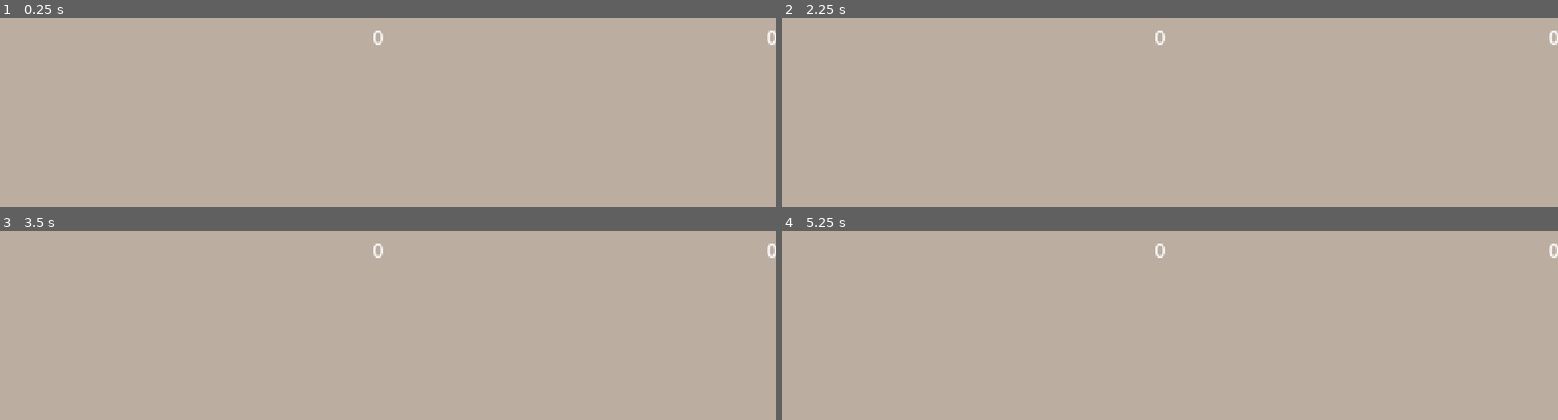
Above: before the commit, frames 1-4 (two rows, left to right).
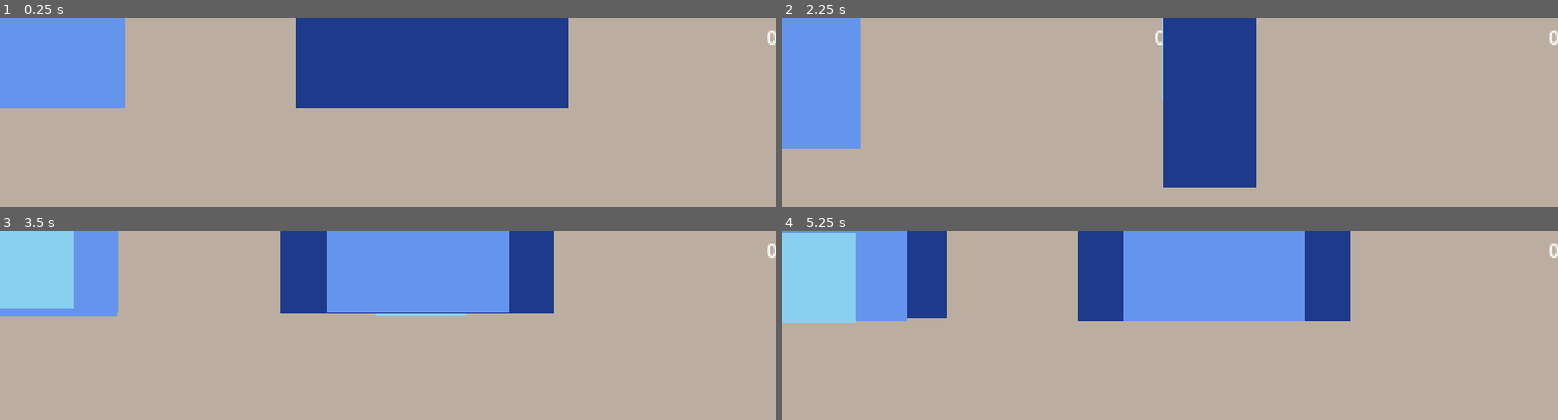
Above: after the commit, the same moments.

Repository: jpns3334444/2048-mirror
Game: Godot game, scene res://src/game.tscn
Same seed, same stepped clock (60 frames per second), same inputs: the game is played once before the commit and once after it.
Inputs:
- Up to frame 1 (0.25 s): no input
- Up to frame 2 (2.25 s): tap Enter (action) at 0.5, 1.35, 2 s; hold D (right) 0.53-1.28 s; hold Enter (action) 0.53-1.28 s; tap Space at 1.25 s; hold S (down) 1.28-2.03 s; hold D (right) from 2.03 s (still down); hold Enter (action) from 2.03 s (still down)
- Up to frame 3 (3.5 s): tap Space at 2.75 s; release D (right) at 2.78 s; release Enter (action) at 2.78 s; hold W (up) from 2.78 s (still down); tap Enter (action) at 2.85 s
- Up to frame 4 (5.25 s): tap Enter (action) at 3.5, 4.35 s; release W (up) at 3.53 s; hold Enter (action) 3.53-4.28 s; hold A (left) 3.53-5.03 s; tap Space at 4.25 s; hold S (down) from 5.03 s (still down); hold Enter (action) from 5.03 s (still down)

The runs differ from the first frame. In frame 1, 24% of the frame differs, in the area x 0-74%, y 0-48%; in frame 2, 18%; in frame 3, 22%; in frame 4, 27%, in the area x 0-74%, y 0-49%.

Commit message:
Refactor board logic to improve tile management: introduce cell size calculation, streamline empty cell detection, and update tile size in scene for better gameplay dynamics.

Diff:
--- a/src/board.gd
+++ b/src/board.gd
@@ -24,10 +24,9 @@
 var grid_tile_positions: Array[Vector2]
 var tiles: Array[Tile]
 var frozen_tiles: Array[RigidBody2D] = []
+var cell_size: Vector2
 
 func _ready() -> void:
-	tiles = []
-	tiles.resize(GRID_SIZE * GRID_SIZE)
 	reset_game()
 
 func _input(event: InputEvent) -> void:
@@ -49,7 +48,8 @@
 func get_dynamic_tile_sizes() -> Dictionary:
 	# Get the size of one grid cell
 	var control_cell = $GridContainer.get_child(0)
-	var cell_size = control_cell.size
+	var cell_size = $GridContainer.size/$GridContainer.columns
+	print(cell_size)
 
 	return {
 		1: cell_size,                                    # 1 cell
@@ -69,25 +69,12 @@
 	game_over = false
 	active = true
 
-func get_empty_tile_position_indices() -> Array:
-	var empty_indices = []
-	for index in range(tiles.size()):
-		if tiles[index] == null:
-			empty_indices.append(index)
-	return empty_indices
-
-func spawn_placeholders(spawn_positions: Array[Vector2]) -> void:
-	for position in spawn_positions:
-		var placeholder = PLACEHOLDER_SCENE.instantiate()
-		placeholder.position = position
-		add_child(placeholder)
-
 func spawn_new_tile() -> void:
-	var empty_indices = get_empty_control_indices()
-	if empty_indices.is_empty():
+	var empty_cells = get_empty_cells()
+	if empty_cells.is_empty():
 		return
 
-	var index = empty_indices[randi() % empty_indices.size()]
+	var index = empty_cells[randi() % empty_cells.size()]
 	var control_cell = $GridContainer.get_child(index)
 
 	var tile = TILE_SCENE.instantiate()
@@ -102,16 +89,25 @@
 
 	tile.freeze = true
 
-func get_empty_control_indices() -> Array:
-	var empty_indices = []
-	for i in range(16):
-		var control_cell = $GridContainer.get_child(i)
-		if control_cell.get_child_count() == 0:  # No tile in this cell
-			empty_indices.append(i)
-	return empty_indices
+func get_empty_cells() -> Array:
+	var occupied_cells = []
+	var empty_cells = []
+
+	for child in get_children():
+		if child is Tile:
+			var grid_x = int(child.position.x / cell_size.x)
+			var grid_y = int(child.position.y / cell_size.y)
+			var grid_index = grid_y * 4 + grid_x
+			occupied_cells.append(grid_index)
+
+	for i in range (16):
+		if not occupied_cells.has(i):
+			empty_cells.append(i)
+
+	return empty_cells
 
 func step_game(direction: Direction) -> void:
-		# Only unfreeze the new tiles
+	# Unfreeze freshly spawned tile
 	for tile in frozen_tiles:
 		if tile != null:
 			tile.freeze = false
--- a/src/tile.tscn
+++ b/src/tile.tscn
@@ -3,7 +3,7 @@
 [ext_resource type="Script" uid="uid://dhayivp1gu407" path="res://src/tile.gd" id="1_af4uq"]
 
 [sub_resource type="RectangleShape2D" id="RectangleShape2D_qmy66"]
-size = Vector2(128, 128)
+size = Vector2(300, 150)
 
 [node name="Tile" type="RigidBody2D"]
 lock_rotation = true
